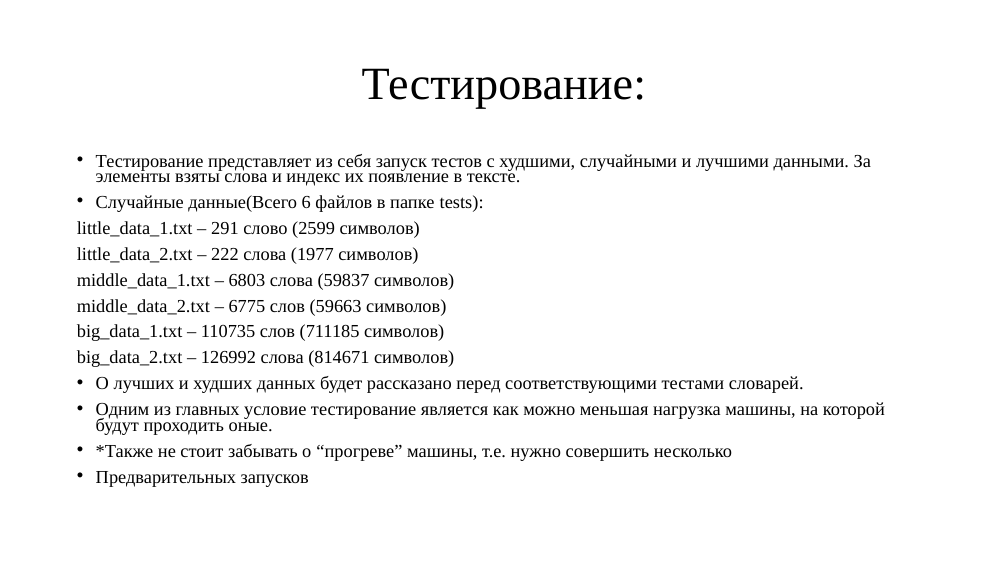
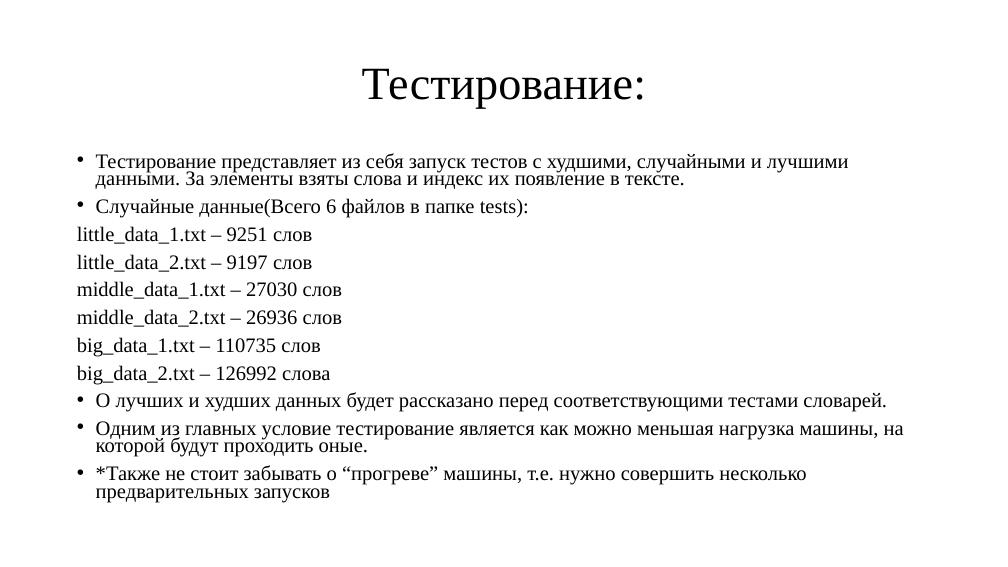
Before and after one commit to ZenoReT/Dictionaries, a slide deck: slide 18 of отчет.pptx. Drawn at 1008x567 pixels with LibreOffice and Linux fonts; fonts in the diff are those of the drawing. Boxes give left, top, right and bottom in pixels: in the first picture for what was removed or moved away, otherwise in the second. Text is boxed around its words. In the diff, an @@ line names an element or a change of style, - is before the commit and + after.

Commit message:
Results of tests were added

```diff
--- a/отчет.pptx
+++ b/отчет.pptx
@@ text at [96, 153, 904, 457]: size 17.5 to 19.6 pt in "Тестирование представляет из себя запуск тестов с ...", "Случайные данные(Всего 6 файлов в папке tests):", "О лучших и худших данных будет рассказано ...", "Одним из главных условие тестирование является как ..." @@
@@ text at [77, 226, 342, 385]: text changed; size 17.5 to 19.6 pt @@
-little_data_1.txt – 291 слово (2599 символов)
-little_data_2.txt – 222 слова (1977 символов)
-middle_data_1.txt – 6803 слова (59837 символов)
-middle_data_2.txt – 6775 слов (59663 символов)
-big_data_1.txt – 110735 слов (711185 символов)
-big_data_2.txt – 126992 слова (814671 символов)
+little_data_1.txt – 9251 слов
+little_data_2.txt – 9197 слов
+middle_data_1.txt – 27030 слов
+middle_data_2.txt – 26936 слов
+big_data_1.txt – 110735 слов
+big_data_2.txt – 126992 слова
@@ text at [96, 465, 806, 503]: text changed; size 17.5 to 19.6 pt @@
-• *Также не стоит забывать о “прогреве” машины, т.е. нужно совершить несколько
-• Предварительных запусков
+• *Также не стоит забывать о “прогреве” машины, т.е. нужно совершить несколько предварительных запусков
```
Also in this commit, not shown: 32 other slides changed, 11 slides added, 82 slides removed, 14 other files.
